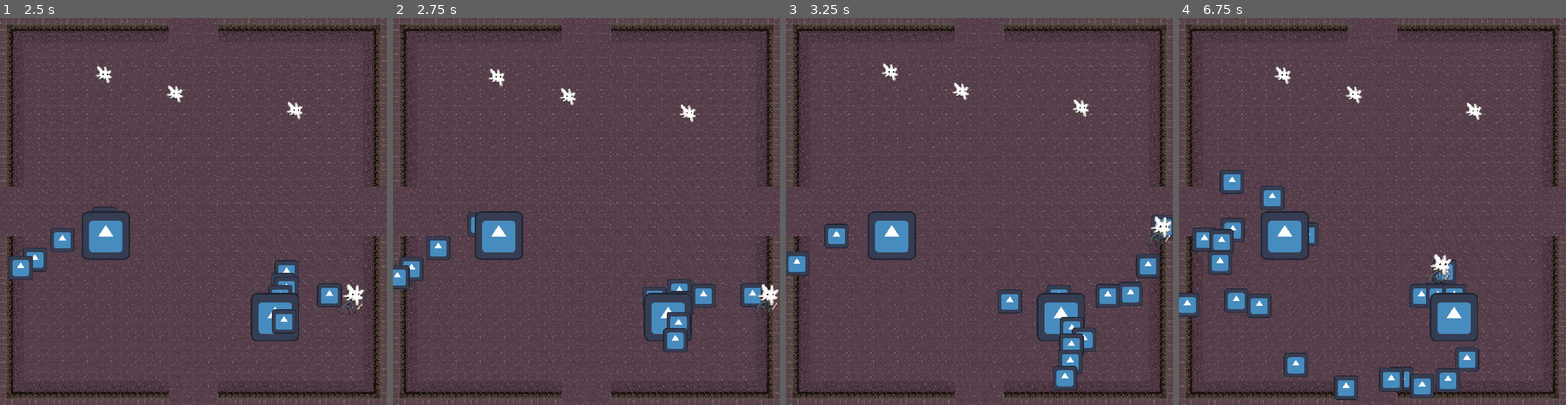
Above: before the commit, frames 1-4 (left to right).
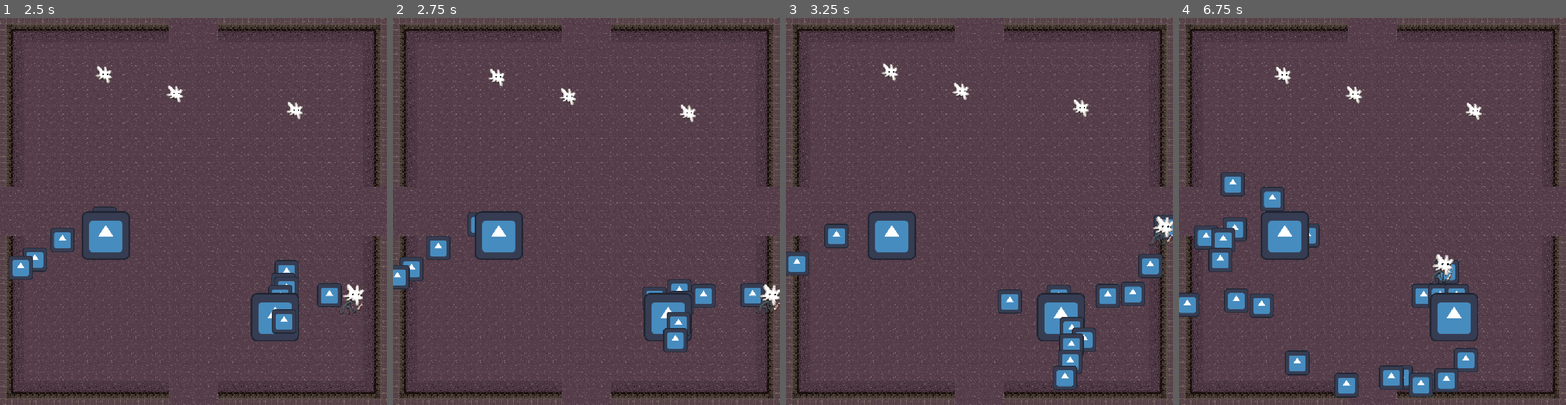
Above: after the commit, the same moments.

Repository: HephepTeam/GGJ2026
Game: Godot game, scene res://scenes/game_scene.tscn
The game is run twice, just before and just after one commit, with the same random seed, the same clock (stepped at 60 frames per second) and the same inputs. The project has no main scene, so this scene is started directly. The engine's default icon, where the game draws it, is replaced by a stand-in: a white triangle on a blue panel in a dark square.
Inputs (mouse positions are in pixels of both pictures, inside the frame that each line leads up to):
- Up to frame 1 (2.5 s): move the mouse to (278, 192) at 0.52 s; hold Right (ui_right) 0.53-1.28 s; move the mouse to (116, 230) at 1.27 s; hold Down (ui_down) 1.28-2.03 s; move the mouse to (232, 126) at 2.02 s; hold Right (ui_right) from 2.03 s (still down)
- Up to frame 2 (2.75 s): keep holding Right (ui_right)
- Up to frame 3 (3.25 s): move the mouse to (960, 288) at 2.77 s; release Right (ui_right) at 2.78 s; hold Up (ui_up) from 2.78 s (still down)
- Up to frame 4 (6.75 s): move the mouse to (1488, 269) at 3.52 s; release Up (ui_up) at 3.53 s; hold Left (ui_left) 3.53-5.03 s; move the mouse to (1256, 153) at 4.27 s; move the mouse to (1391, 211) at 5.02 s; hold Down (ui_down) 5.03-5.78 s; move the mouse to (1314, 114) at 5.77 s; hold Right (ui_right) 5.78-6.53 s; move the mouse to (1457, 192) at 6.52 s; hold Up (ui_up) from 6.53 s (still down)

Frame 1 is identical in both runs. In frame 2, 0.2% of the frame differs, in the area x 93-100%, y 68-77%; in frame 3, 0.6%; in frame 4, 2.9%, in the area x 3-78%, y 39-99%.

Commit message:
enlarge player collision shape

Diff:
--- a/scenes/Player/player.tscn
+++ b/scenes/Player/player.tscn
@@ -29,8 +29,8 @@
 }]
 
 [sub_resource type="CapsuleShape2D" id="CapsuleShape2D_1kbk7"]
-radius = 5.0
-height = 46.0
+radius = 8.0
+height = 34.0
 
 [node name="Player" type="CharacterBody2D" unique_id=1534390266]
 texture_filter = 1
